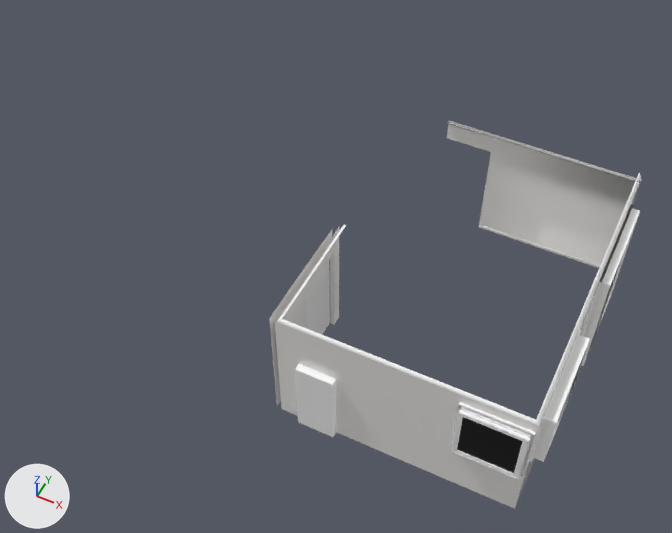
The FBX model External_Assets/FBX/Dining_W.fbx: old version first, new version second.
Before and after are seen from a 50 mm lens placed at (7.05, -6.54, 13.37), pointed at (2.1, 3.37, 0.98). The axes (+X, +Y, +Z) are drawn at lower left. The lights are the same throughout. Where no turn or scale is listed for an object, it has been applied to the vertices. Vertices at the same position are counted once.

Names of what the first picture shows: 'Dining_Walls', 'Fridge', 'Left_Window', 'Right_Window', 'Skirting', 'Skullery_Door', 'Sliding_Door'.
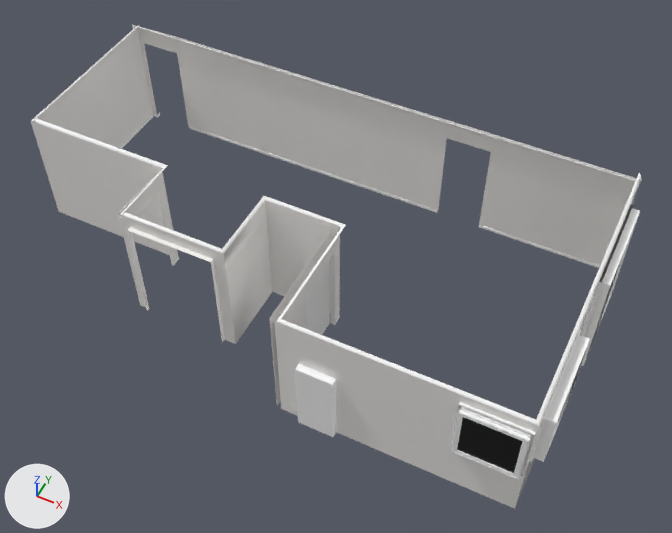
What differs and where, as boxes (x1, y1, x2, y2) in the pictures (672 x 533 px):
'Dining_Walls', reshaped (64% wider, 25% taller): before (269, 121, 641, 509); after (31, 24, 641, 509)
'Skirting', reshaped (67% wider, 32% taller): before (277, 122, 641, 426); after (32, 25, 641, 426)
part 1 of me_mesh_001, built on: before (275, 227, 465, 409); after (31, 24, 465, 409)
part 2 of me_mesh_003, added: after (32, 118, 168, 215)
part 3 of me_mesh_003, added: after (122, 212, 222, 254)
part 4 of me_mesh_003, added: after (32, 25, 140, 121)
part 5 of me_mesh_003, added: after (63, 114, 179, 266)
part 6 of me_mesh_003, built on: before (277, 122, 641, 425); after (138, 27, 641, 425)

The change, as a diff of the scene's bpy script:
```diff
--- a/External_Assets/FBX/Dining_W.fbx.py
+++ b/External_Assets/FBX/Dining_W.fbx.py
@@ me_mesh_001 @@
 # used by ob_dining_walls; location = (0.0, 0.0, 0.0)
-me_mesh_001.from_pydata(...)  # 75 vertices, 42 faces; spans x 2.3..6.47, y 0.73..6.18, z 0.2..2.56
+me_mesh_001.from_pydata(...)  # 149 vertices, 88 faces; spans x -3.94..6.47, y 0.73..6.21, z 0.19..2.56
+# me_mesh_001 part 1
+# 11 vertices are removed from x 2.3..2.4, y 0.73..2.91, z 0.21..2.56
+# 13 faces are deleted
+# 56 vertices are added at x -3.94..2.97, y 0.73..6.21, z 0.19..2.56
+# 8 new vertices lie (1.47, 0.0, 0.0) away from vertices in x -2.91..0.04, y 6.18, z 0.22..2.55
+# 8 new vertices lie (0.0, 0.0, 1.91) away from vertices in x -3.82..-0.98, y 2.59..6.21, z 0.22
+# 8 new vertices lie (0.0, 0.0, 0.4) away from vertices in x -3.82..-0.98, y 2.59..6.21, z 2.13
+# 5 new vertices lie (0.22, 0.0, 0.0) away from vertices in x -3.94..0.81, y 1.55..6.18, z 0.21..2.53
+# 59 new faces join them
 me_mesh_001.materials.append(mat_wallcolour02)
@@ me_mesh_003 @@
 # used by ob_skirting; location = (0.0, 0.0, 0.0)
-me_mesh_003.from_pydata(...)  # 82 vertices, 47 faces; spans x 2.4..6.49, y 0.74..6.35, z 0.21..2.56
+me_mesh_003.from_pydata(...)  # 220 vertices, 127 faces; spans x -3.82..6.49, y 0.73..6.35, z 0.21..2.56
+# me_mesh_003 part 2: a new loose piece of 33 vertices spanning x -3.81..-0.9, y 1.55..2.89, z 2.49..2.56, in mat_white (white #ffffff)
+# me_mesh_003 part 3: a new loose piece of 22 vertices spanning x -0.99..1.03, y 1.55..1.63, z 2.49..2.56, in mat_white (white #ffffff)
+# me_mesh_003 part 4: a new loose piece of 22 vertices spanning x -3.82..-3.74, y 2.82..6.18, z 2.49..2.56, in mat_white (white #ffffff)
+# me_mesh_003 part 5: a new loose piece of 18 vertices spanning x -3.82..-0.97, y 2.62..6.26, z 0.21..0.27, in mat_white (white #ffffff)
+# me_mesh_003 part 6
+# 27 vertices are removed from x 2.4..2.97, y 0.75..6.18, z 2.49..2.56
+# 28 faces are deleted
+# 5 vertices move from x 2.41..2.48, y 0.76..0.82, z 2.52..2.56 to x 2.41..2.47, y 0.75..0.81, z 2.52..2.56
+# 55 vertices are added at x -3.82..2.95, y 0.73..6.18, z 0.21..2.56
+# 50 new faces join them
 me_mesh_003.materials.append(mat_white)
-me_mesh_003.materials.append(mat_default_shader)  # grey #bcbcbc
```
